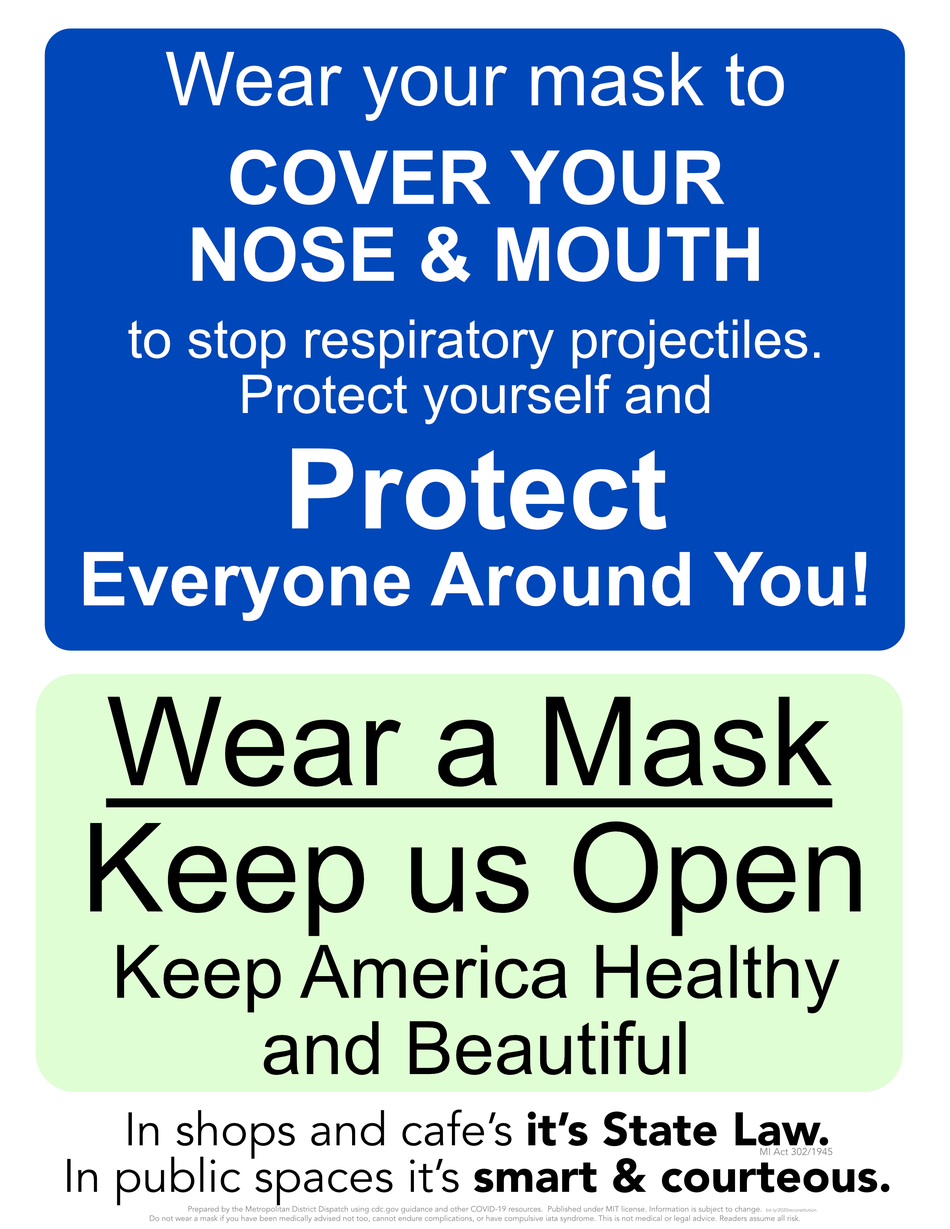
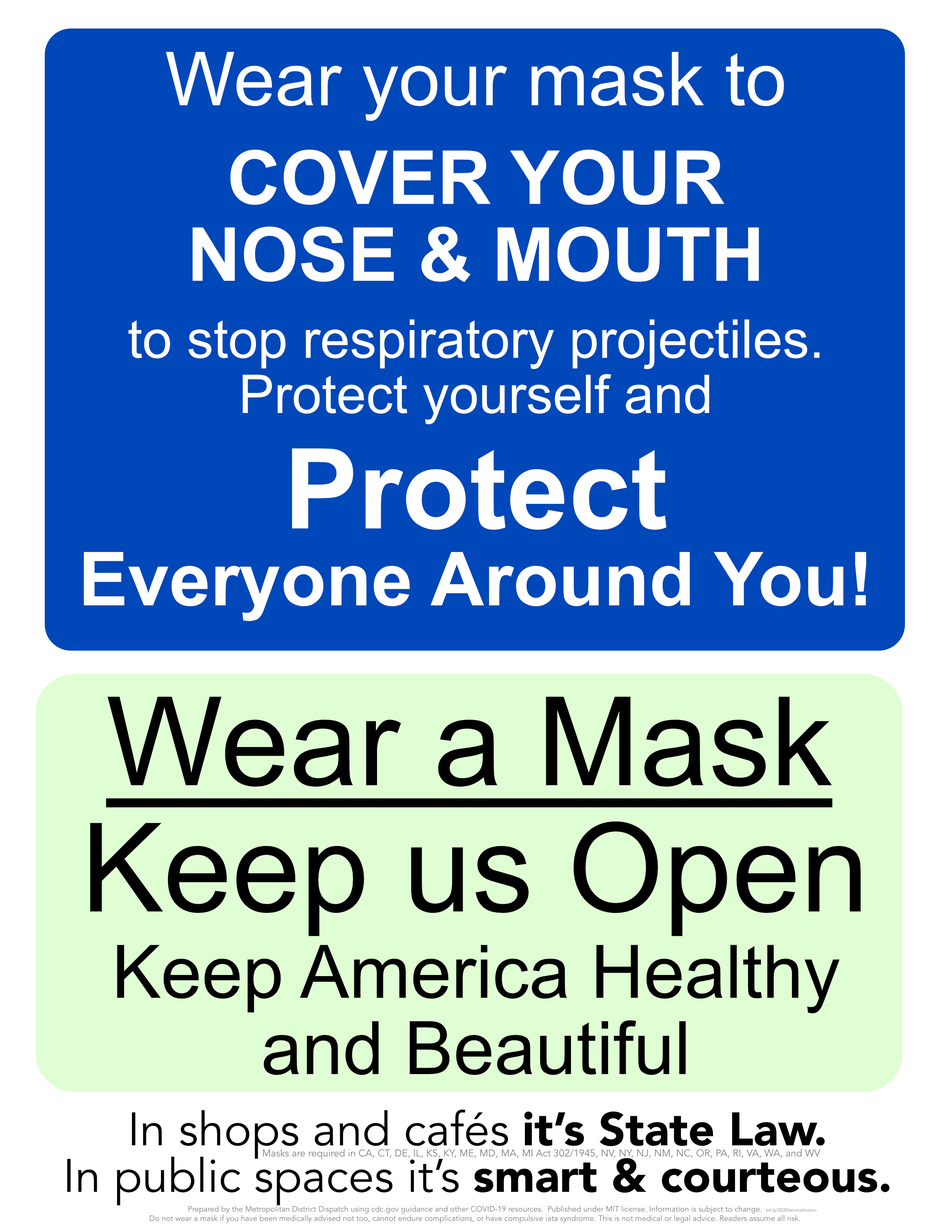
Revision of a layered 950 x 1229 image; what changed, layer by layer:
painted on (unnamed layer) (6th of 15, in (unnamed layer)) over [262, 1148, 833, 1160]
painted on (unnamed layer) (7th of 15, in (unnamed layer)) over [128, 1109, 829, 1160]
